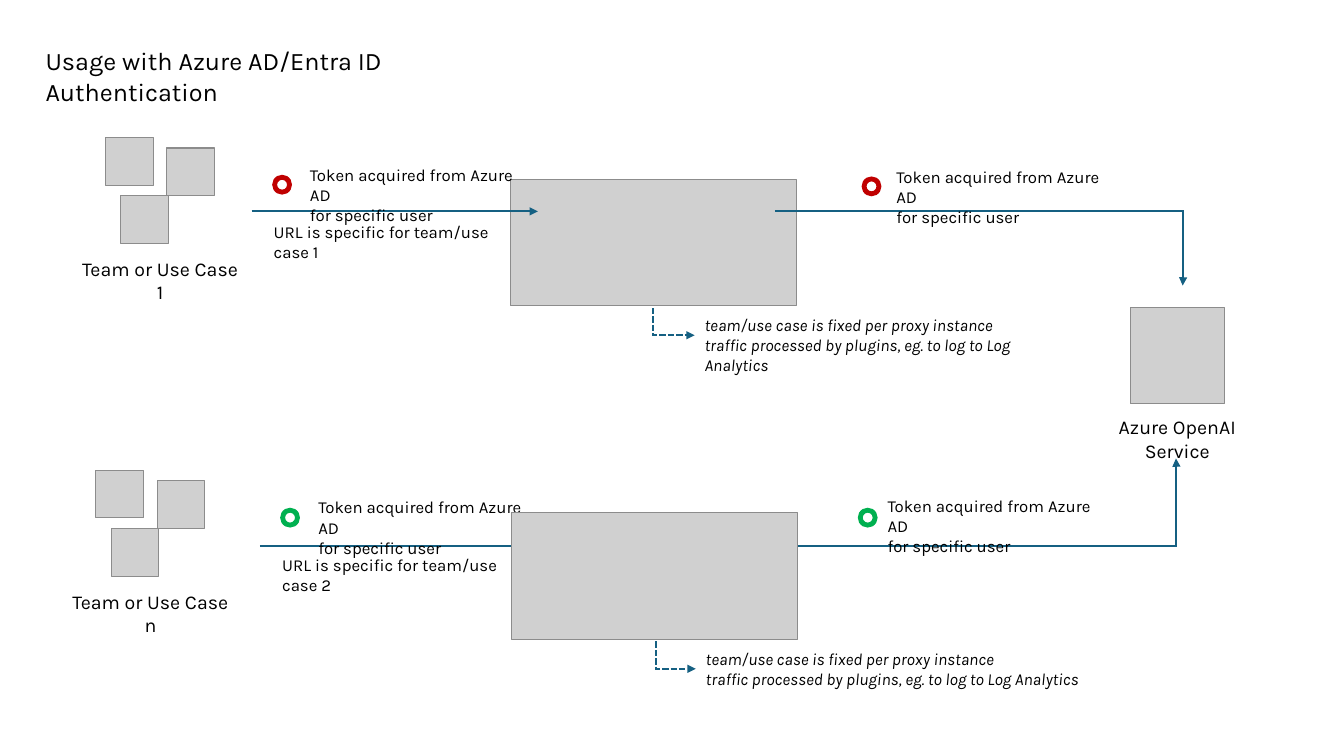
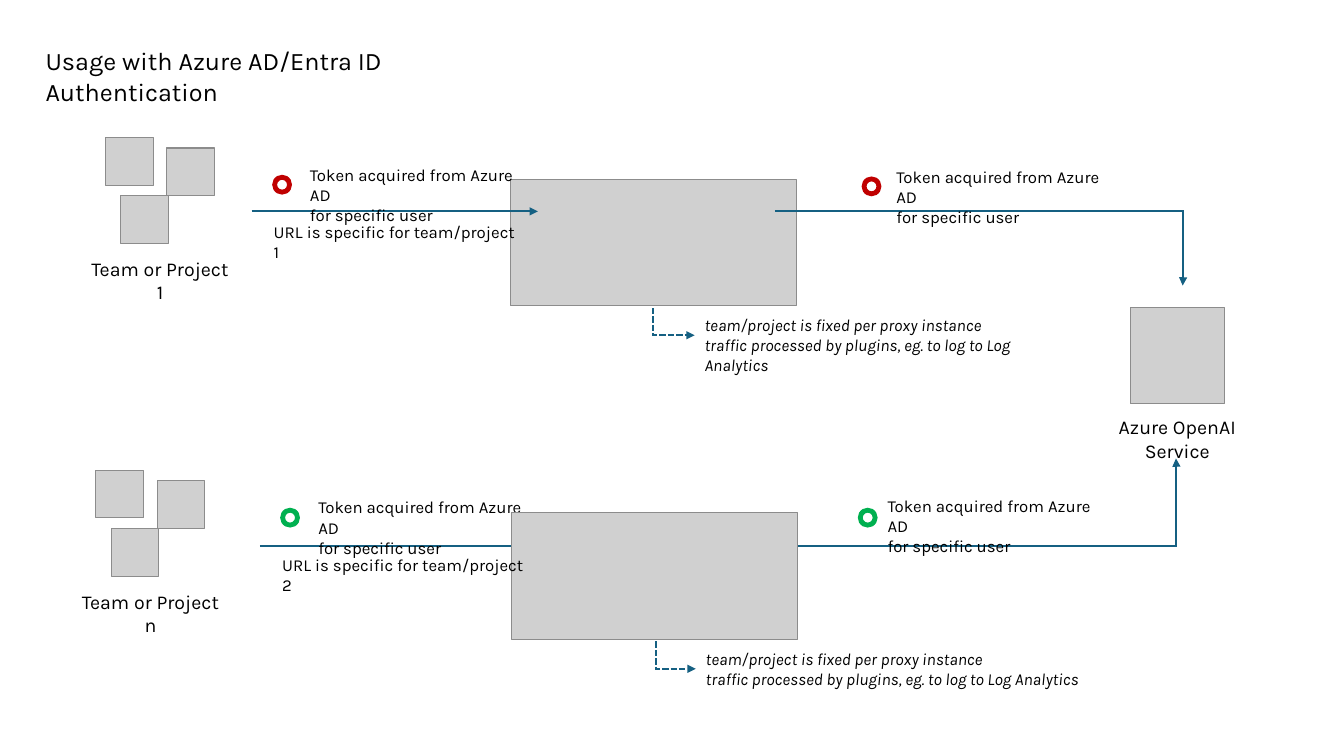
Before and after one commit to timoklimmer/powerproxy-aoai, a slide deck: slide 2 of docs/Diagrams.pptx. Drawn at 1344x756 pixels with LibreOffice and Linux fonts; fonts in the diff are those of the drawing; grey boxes stand for pictures. Boxes give left, top, right and bottom in pixels: in the first picture for what was removed or moved away, otherwise in the second. Text is boxed around its words. In the diff, an @@ line names an element or a change of style, - is before the commit and + after.

```diff
--- a/docs/Diagrams.pptx
+++ b/docs/Diagrams.pptx
@@ text at bbox=[274, 223, 515, 258]: text changed @@
-URL is specific for team/use case 1
+URL is specific for team/project 1
@@ text at bbox=[91, 262, 228, 299]: text changed @@
-Team or Use Case 1
+Team or Project 1
@@ text at bbox=[705, 318, 981, 335]: text changed @@
-team/use case is fixed per proxy instance
+team/project is fixed per proxy instance
@@ text at bbox=[282, 556, 523, 591]: text changed @@
-URL is specific for team/use case 2
+URL is specific for team/project 2
@@ text at bbox=[82, 595, 219, 632]: text changed @@
-Team or Use Case n
+Team or Project n
@@ text at bbox=[706, 652, 982, 669]: text changed @@
-team/use case is fixed per proxy instance
+team/project is fixed per proxy instance
```
Also in this commit, not shown: 4 other slides changed, 6 other files.
